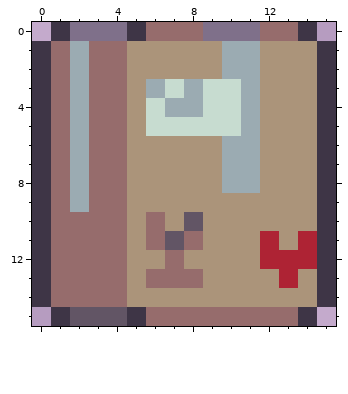
Pixel-art sprite -- gmtk2024/sprites/game_objects/crate.png. This is how it looked before the edit.
The file is 16x16 pixels.
Now the later version:
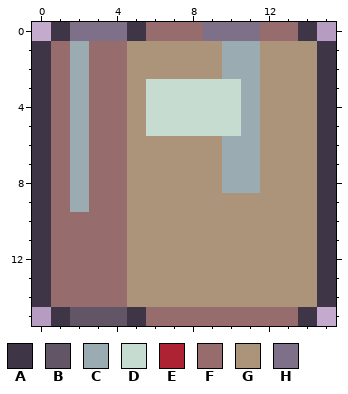
Palette (. is transparent): A #3e3546  B #625565  C #9babb2  D #c7dcd0  E #ae2334  F #966c6c  G #ab947a  H #7f708a
From old to new:
@@ x 4..10 @@
  2 FGGGGGC
- 3 FGCDCDD
- 4 FGDCCDD
+ 3 FGDDDDD
+ 4 FGDDDDD
  5 FGDDDDD
@@ x 0..15 @@
  9 AFCFFGGGGGGGGGGA
-10 AFFFFGFGBGGGGGGA
-11 AFFFFGFBFGGGEGEA
-12 AFFFFGGFGGGGEEEA
-13 AFFFFGFFFGGGGEGA
+10 AFFFFGGGGGGGGGGA
+11 AFFFFGGGGGGGGGGA
+12 AFFFFGGGGGGGGGGA
+13 AFFFFGGGGGGGGGGA
 14 AFFFFGGGGGGGGGGA
Pixel boxes of the changes (left, top, right, bottom) in both pictures:
changed: (146, 79, 203, 117)
changed: (146, 212, 203, 288)
changed: (260, 231, 317, 288)
